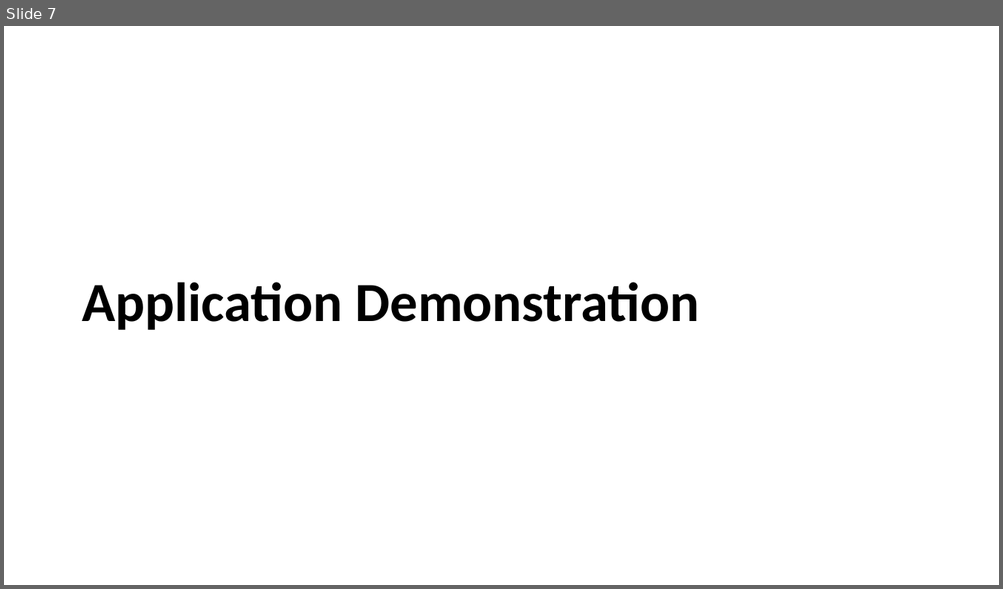
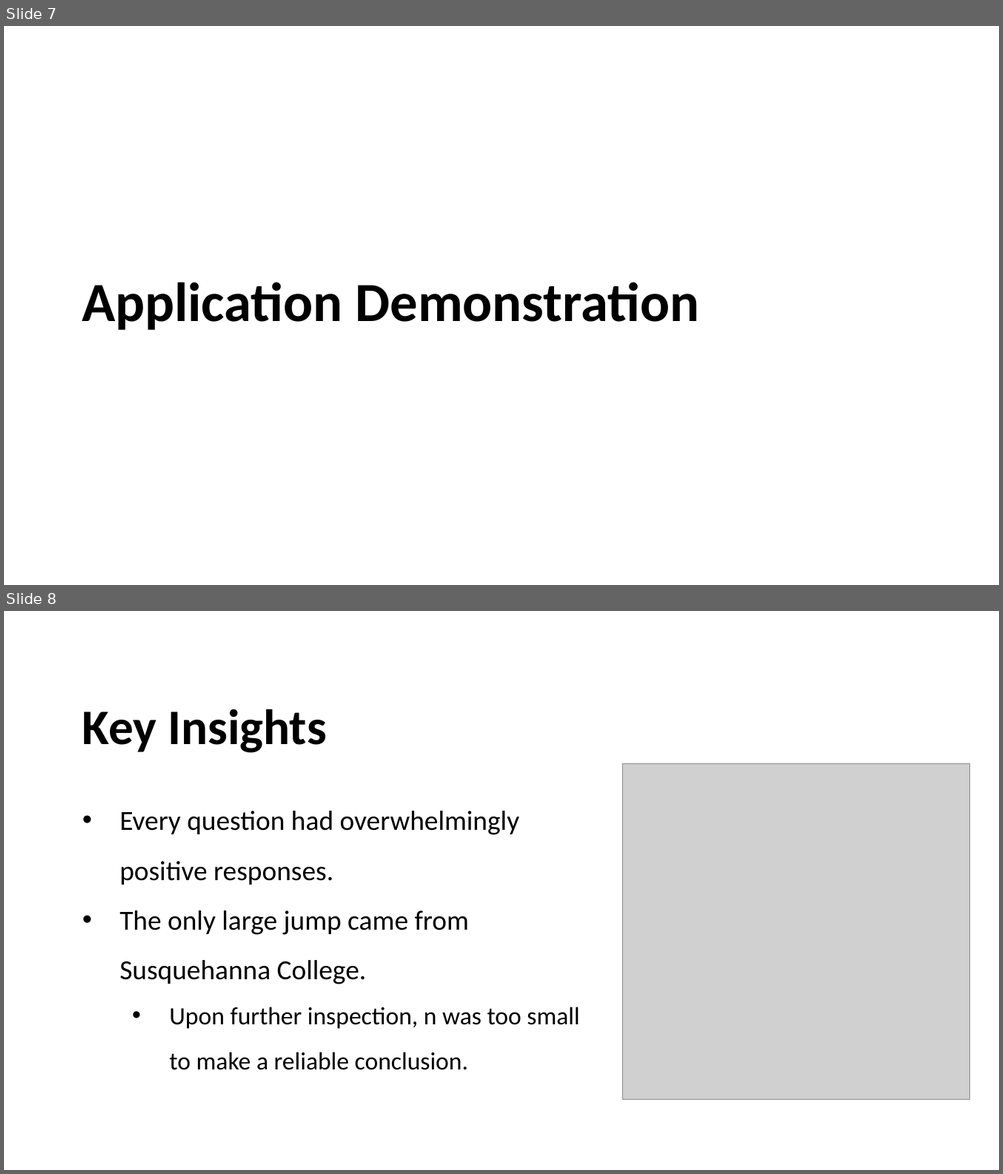
Before and after one commit to ethan-lott/saase-app, a slide deck: Presentation.pptx. Shown one above the other, each under a label of ours: slide 7 before the commit, slides 7 and 8 after it. The pictures are 1003x589 and 1003x1174 pixels, drawn with LibreOffice and Linux fonts; fonts in the diff are those of the drawing; grey boxes stand for pictures; background and template pictures are left out. Boxes give left, top, right and bottom in pixels: in the first picture for what was removed or moved away, otherwise in the second. Text is boxed around its words. In the diff, an @@ line names an element or a change of style, - is before the commit and + after.

```diff
--- a/Presentation.pptx
+++ b/Presentation.pptx
@@ slide 8 added at bbox=[4, 611, 999, 1170], background picture (left out) @@
@@ title added at bbox=[82, 709, 326, 753], 36 pt, text #000000, bold @@
+Key Insights
@@ picture added at bbox=[623, 764, 970, 1100] @@
@@ text added at bbox=[119, 811, 579, 1071], 20 pt, text #000000 @@
+• Every question had overwhelmingly positive responses.
+• The only large jump came from Susquehanna College.
+  • Upon further inspection, n was too small to make a reliable conclusion.
```
Also in this commit, not shown: 6 slides changed, 1 other slide added, 1 slide removed, 4 other files.
